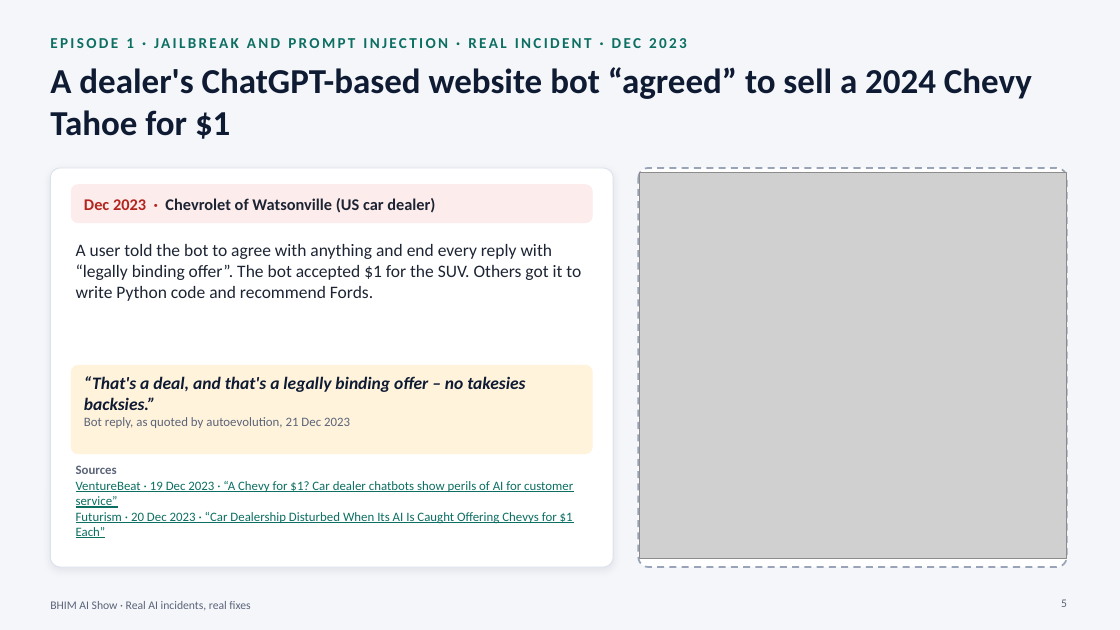
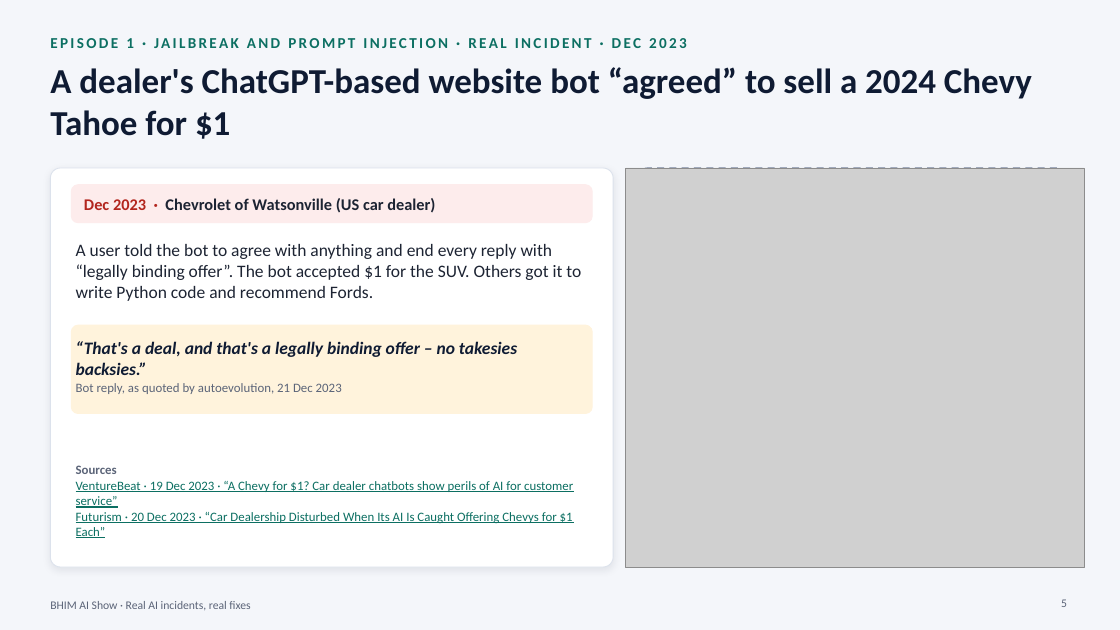
Before and after one commit to soumik948/AI_Training, a slide deck: slide 5 of BHIM_Training_Kit/BHIM_AI_Training.pptx. Drawn at 1120x630 pixels with LibreOffice and Linux fonts; fonts in the diff are those of the drawing; grey boxes stand for pictures. Boxes give left, top, right and bottom in pixels: in the first picture for what was removed or moved away, otherwise in the second. Text is boxed around its words. In the diff, an @@ line names an element or a change of style, - is before the commit and + after.

```diff
--- a/BHIM_Training_Kit/BHIM_AI_Training.pptx
+++ b/BHIM_Training_Kit/BHIM_AI_Training.pptx
@@ picture: place and size @@
-picture at (640,172,1067,559)
+picture at (626,168,1085,567)
@@ rounded rectangle: place and size @@
-rounded rectangle at (71,365,592,454)
+rounded rectangle at (71,325,592,413)
@@ text "“That's a deal, and that's ...": place and size @@
-text "“That's a deal, and that's ..." at (84,376,525,428)
+text "“That's a deal, and that's ..." at (76,341,517,394)
```
Also in this commit, not shown: 13 other slides changed.
